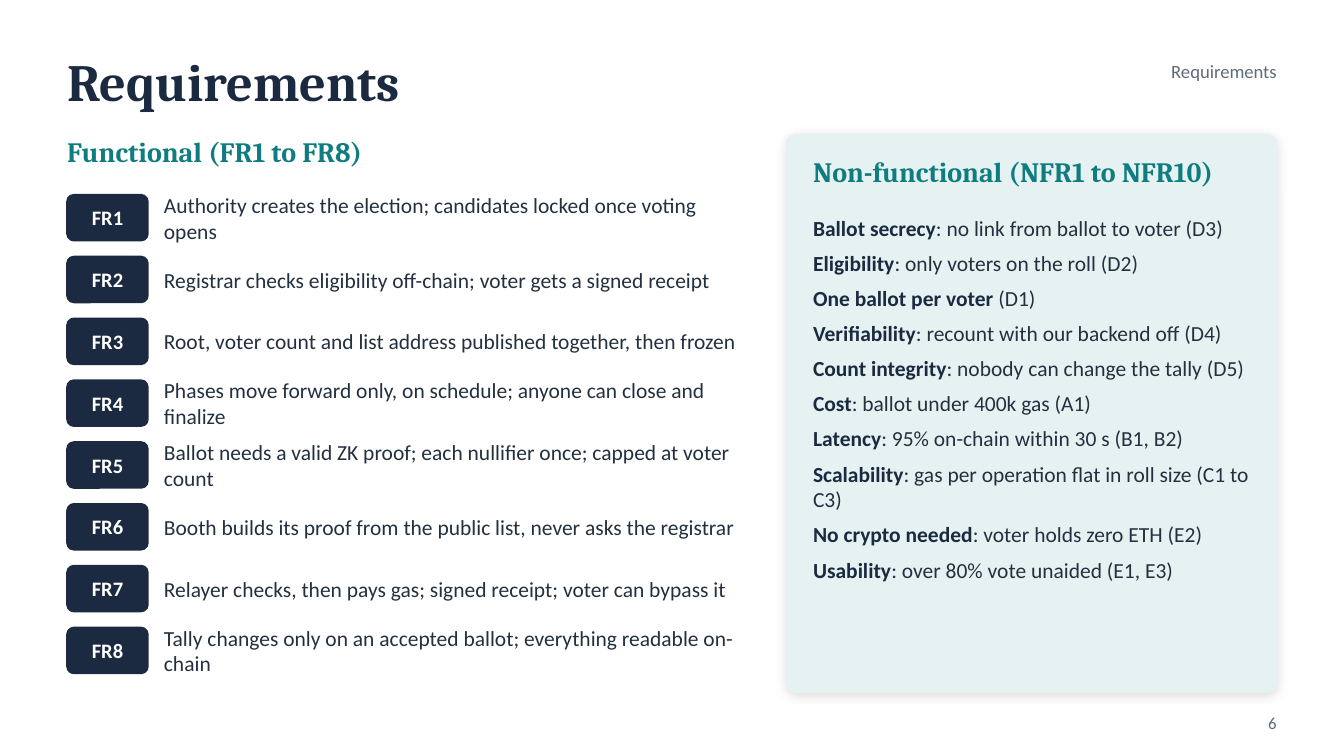
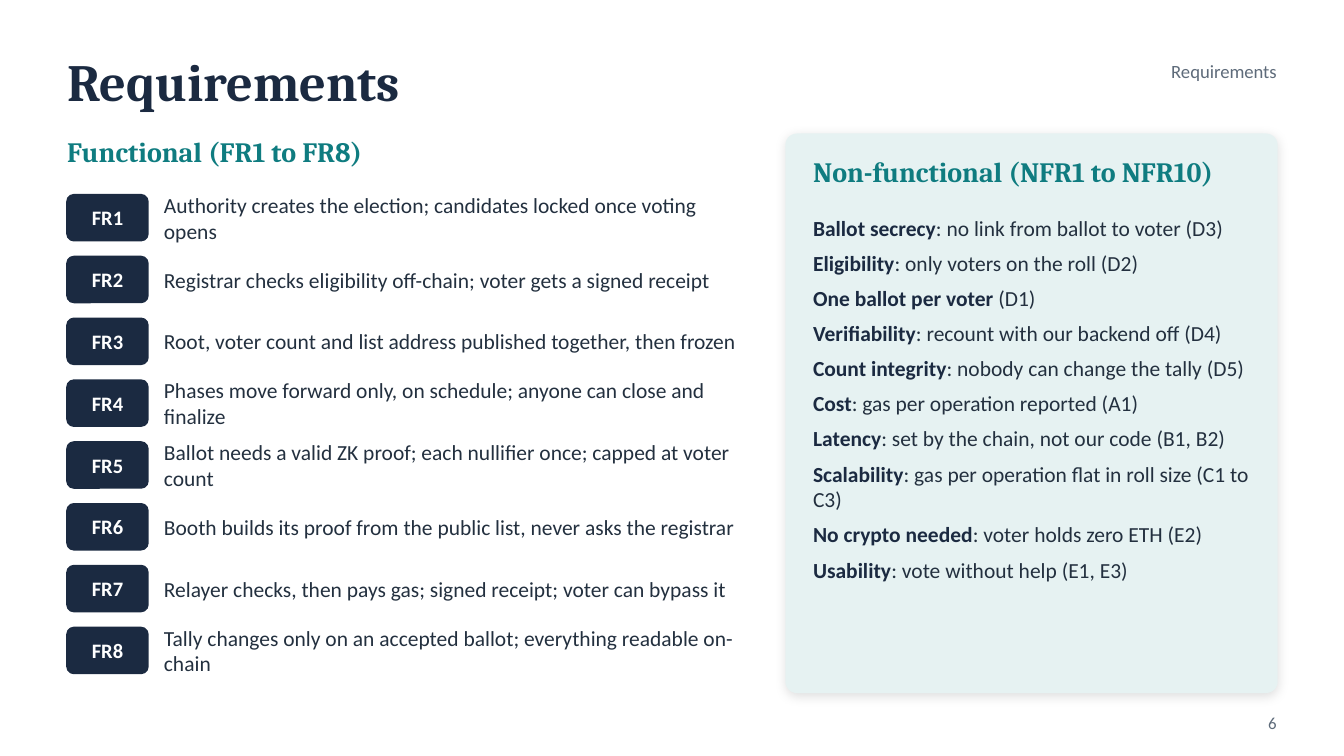
Before and after one commit to Chaitanya-Keyal/decentralized-voting-system, a slide deck: slide 6 of reports/eval1-slides.pptx. Drawn at 1344x756 pixels with LibreOffice and Linux fonts; fonts in the diff are those of the drawing. Boxes give left, top, right and bottom in pixels: in the first picture for what was removed or moved away, otherwise in the second. Text is boxed around its words. In the diff, an @@ line names an element or a change of style, - is before the commit and + after.

```diff
--- a/reports/eval1-slides.pptx
+++ b/reports/eval1-slides.pptx
@@ text at [813,395,1225,450]: text changed @@
-Cost: ballot under 400k gas (A1)
-Latency: 95% on-chain within 30 s (B1, B2)
+Cost: gas per operation reported (A1)
+Latency: set by the chain, not our code (B1, B2)
@@ text at [813,562,1128,582]: text changed @@
-Usability: over 80% vote unaided (E1, E3)
+Usability: vote without help (E1, E3)
```
Also in this commit, not shown: 5 other slides changed, 2 slides added, 1 slide removed, 19 other files.
